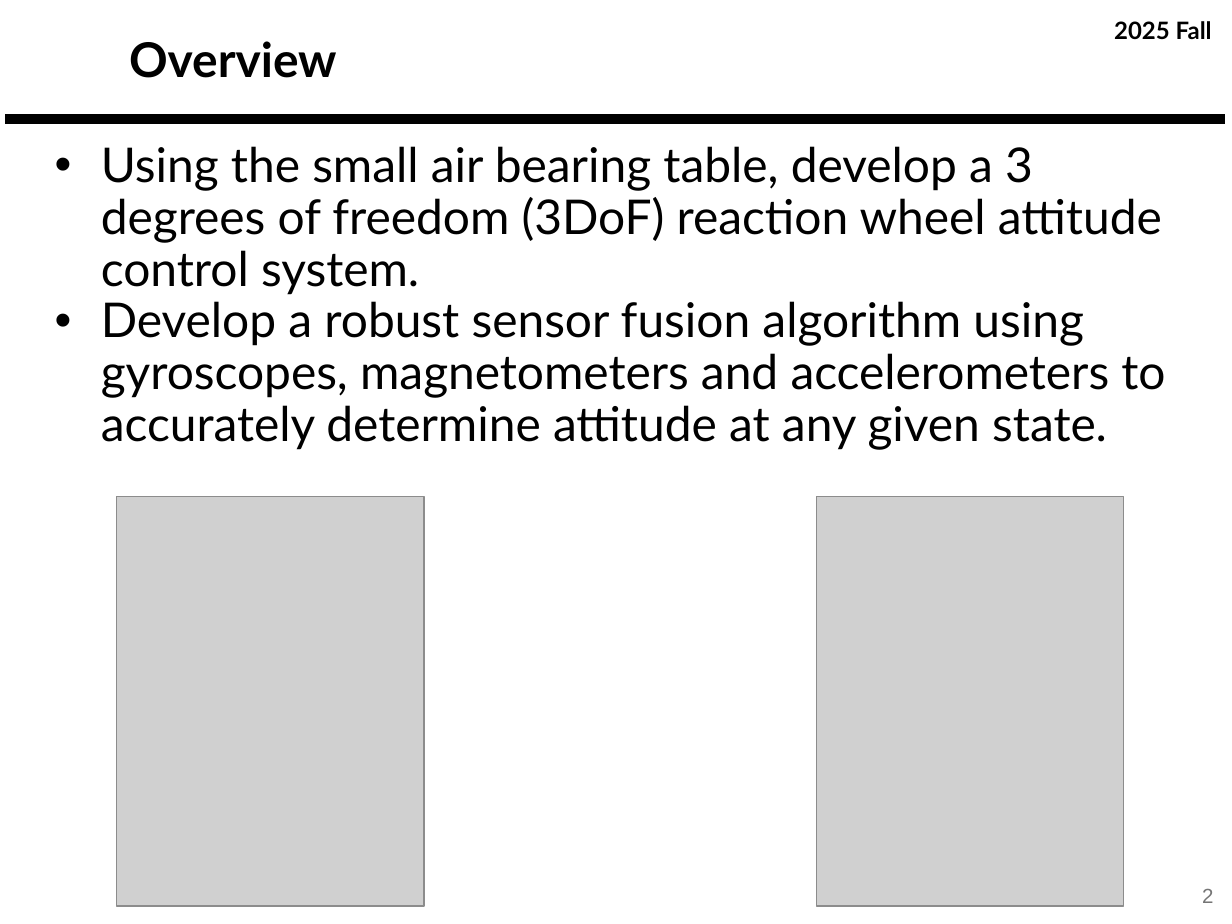
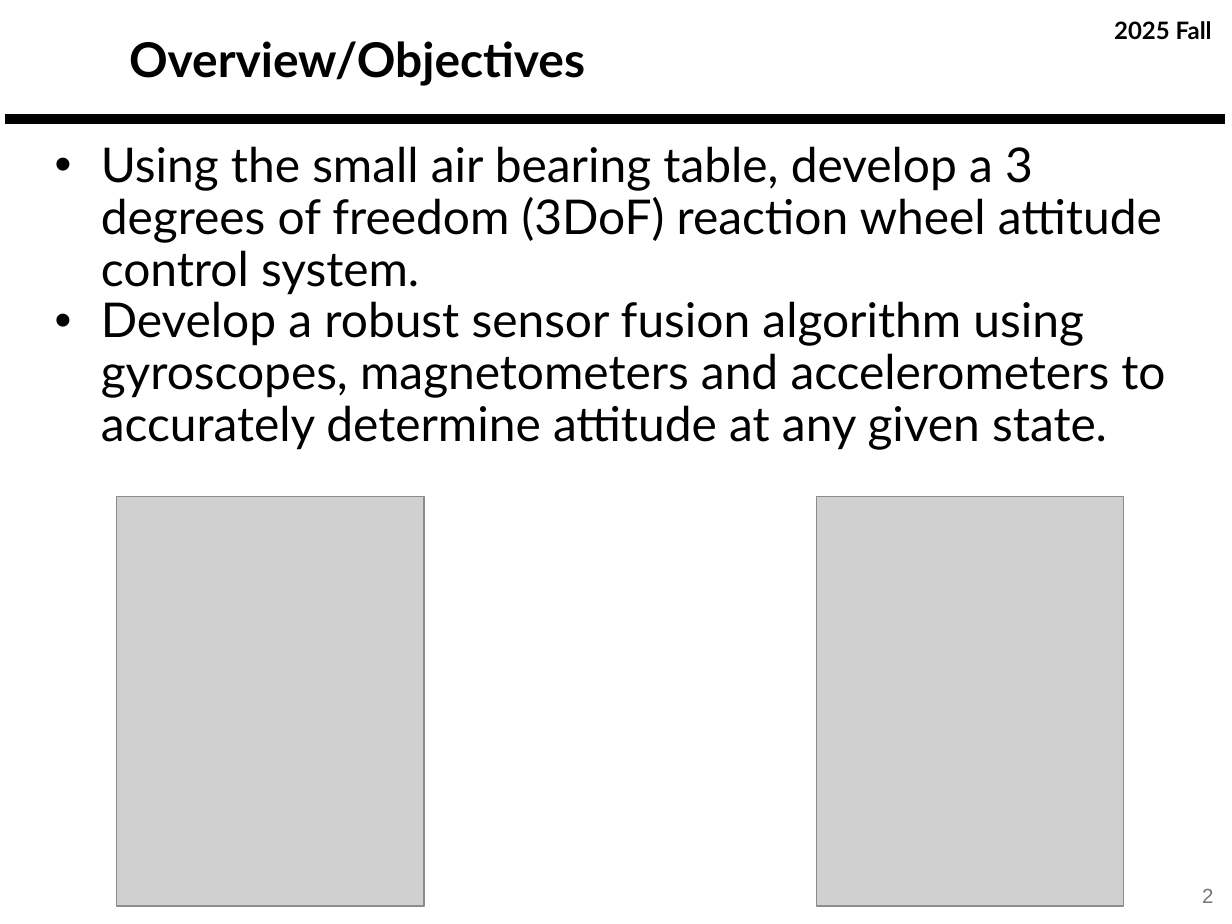
Before and after one commit to derek-weissinger-usafa/Astro-331-Lab-8, a slide deck: slide 2 of Reports/Astro 331 Lab 8_2_3 Body Problem_Prelim_Pres_FILLED.pptx. Drawn at 1232x924 pixels with LibreOffice and Linux fonts; fonts in the diff are those of the drawing; grey boxes stand for pictures; background and template pictures are left out. Boxes give left, top, right and bottom in pixels: in the first picture for what was removed or moved away, otherwise in the second. Text is boxed around its words. In the diff, an @@ line names an element or a change of style, - is before the commit and + after.

```diff
--- a/Reports/Astro 331 Lab 8_2_3 Body Problem_Prelim_Pres_FILLED.pptx
+++ b/Reports/Astro 331 Lab 8_2_3 Body Problem_Prelim_Pres_FILLED.pptx
@@ title at [129,41,585,86]: text changed @@
-Overview
+Overview/Objectives
```
Also in this commit, not shown: 4 other slides changed, 15 other files.
